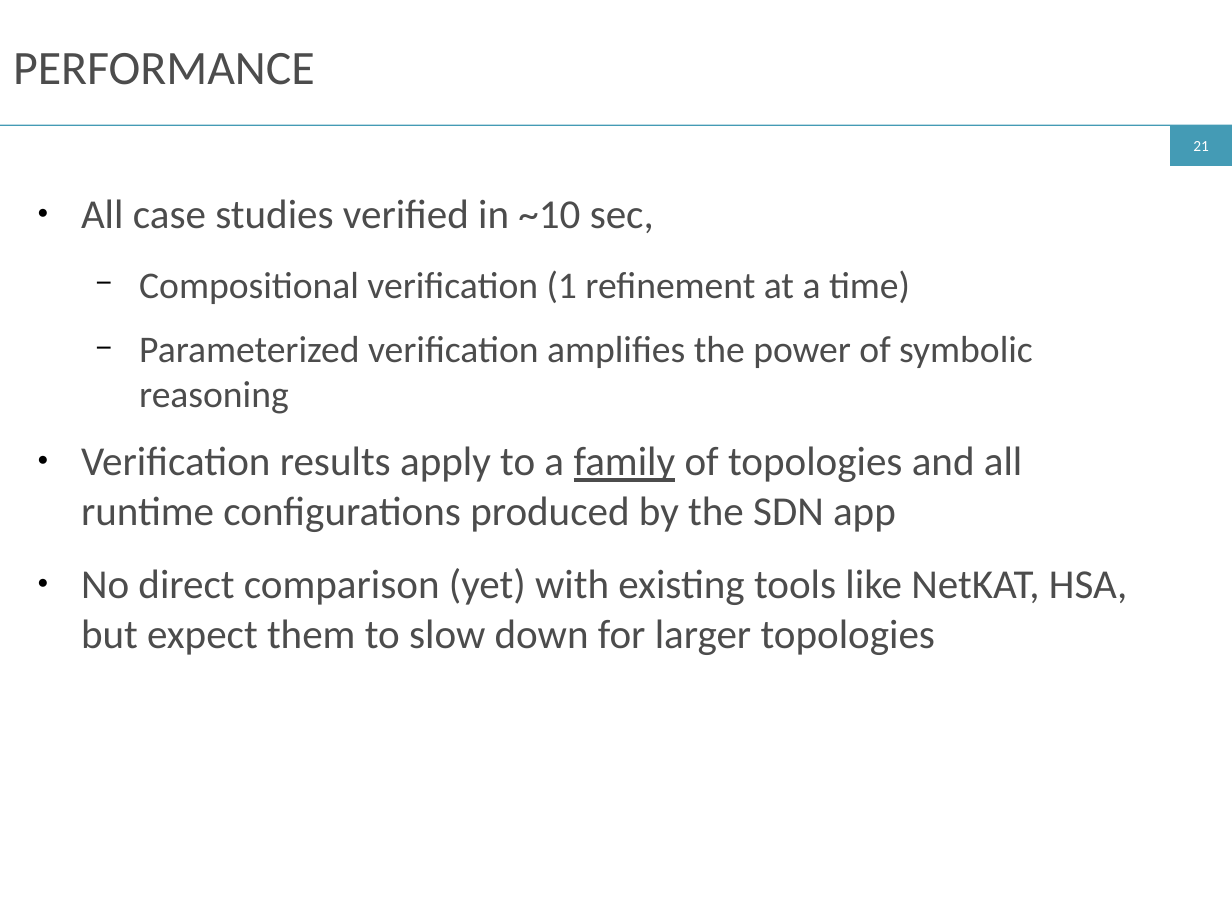
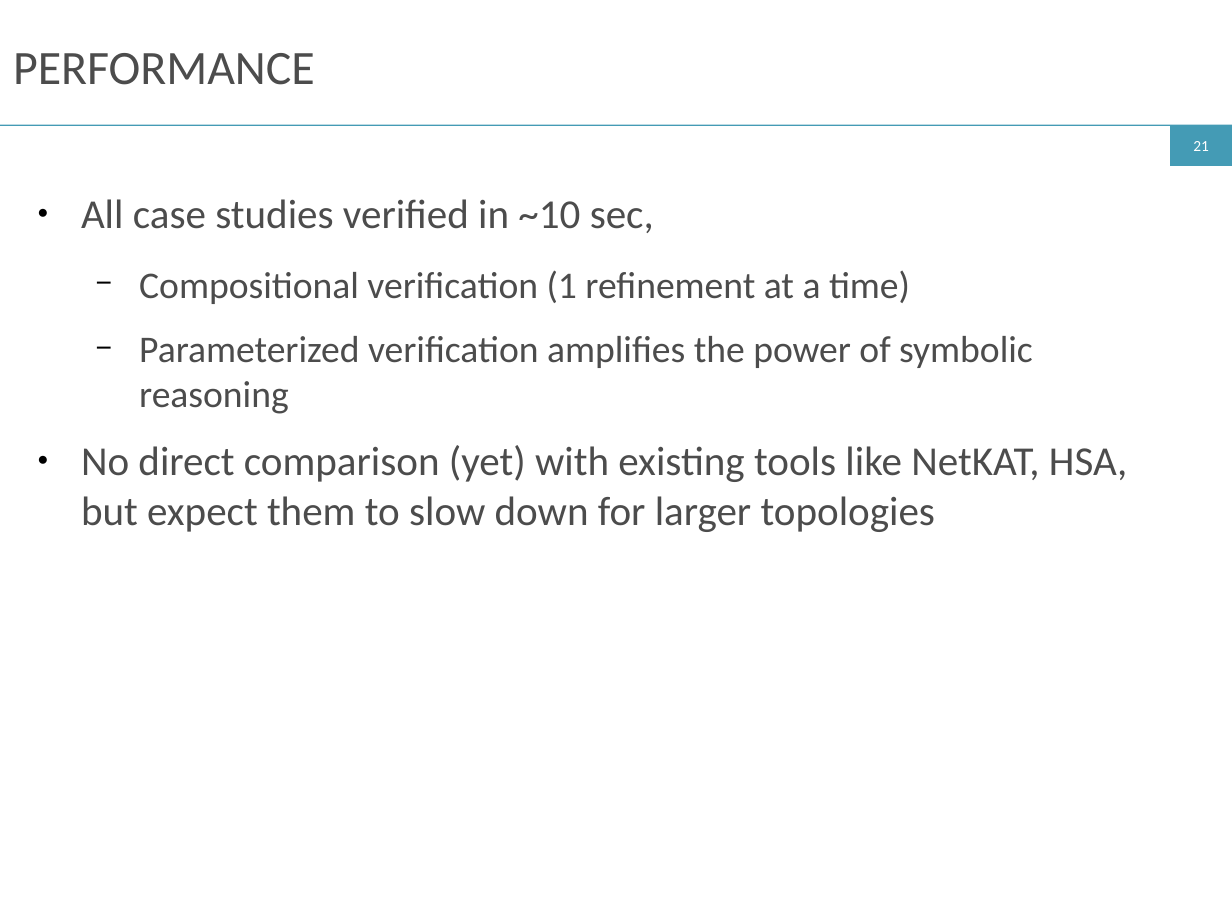
Before and after one commit to ryzhyk/cocoon, a slide deck: slide 21 of doc/netpl16/talk/cocoon.odp. Drawn at 1232x924 pixels with LibreOffice and Linux fonts; fonts in the diff are those of the drawing. Boxes give left, top, right and bottom in pixels: in the first picture for what was removed or moved away, otherwise in the second. Text is boxed around its words. In the diff, an @@ line names an element or a change of style, - is before the commit and + after.

```diff
--- a/doc/netpl16/talk/cocoon.odp
+++ b/doc/netpl16/talk/cocoon.odp
@@ text at [81,446,1022,532]: paragraph removed @@
-● Verification results apply to a family of topologies and all runtime configurations produced by the SDN app
```
Also in this commit, not shown: 1 slide added, 1 other file.
